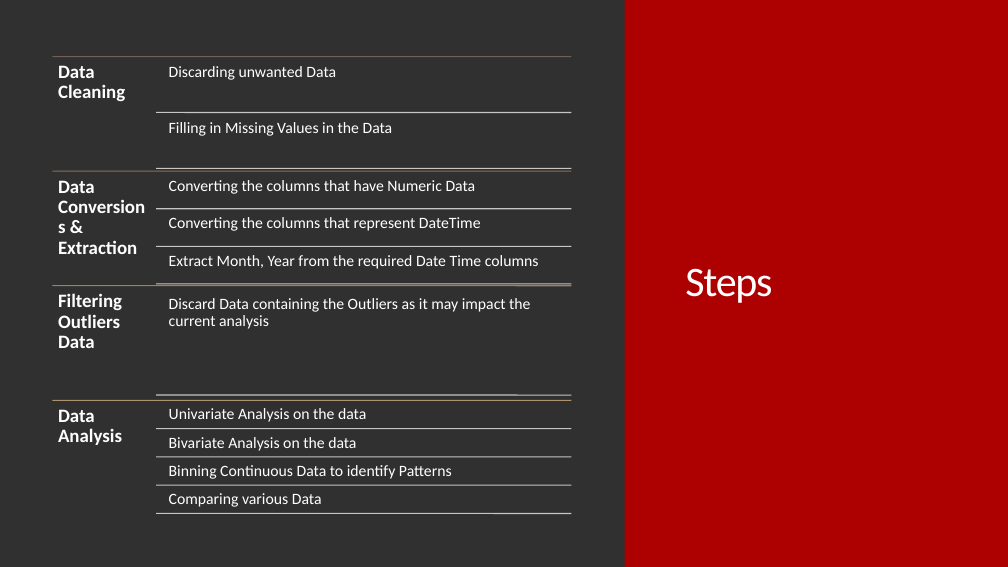
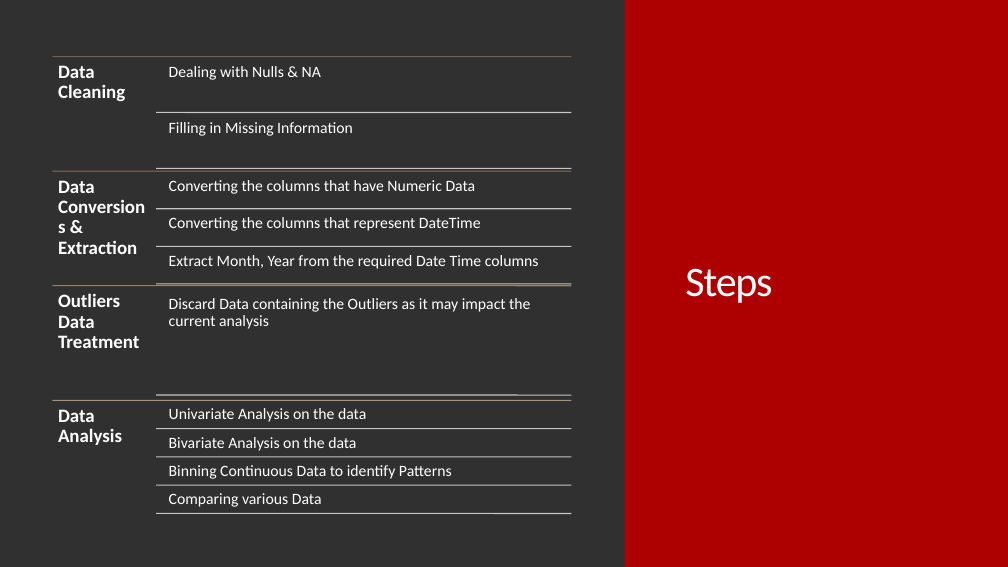
Before and after one commit to Vasista-Eranki/LendingClubCaseStudy, a slide deck: slide 6 of Lending Club Case Study.pptx. Drawn at 1008x567 pixels with LibreOffice and Linux fonts; fonts in the diff are those of the drawing. Boxes give left, top, right and bottom in pixels: in the first picture for what was removed or moved away, otherwise in the second. Text is boxed around its words. In the diff, an @@ line names an element or a change of style, - is before the commit and + after.

```diff
--- a/Lending Club Case Study.pptx
+++ b/Lending Club Case Study.pptx
@@ text at <box>169,66,321,80</box>: text changed @@
-Discarding unwanted Data
+Dealing with Nulls & NA
@@ text at <box>169,122,353,136</box>: text changed @@
-Filling in Missing Values in the Data
+Filling in Missing Information
@@ text at <box>58,293,139,348</box>: text changed @@
-Filtering Outliers Data
+Outliers Data Treatment
```
Also in this commit, not shown: 2 other slides changed, 15 slides added, 1 slide removed, 1 other file.
